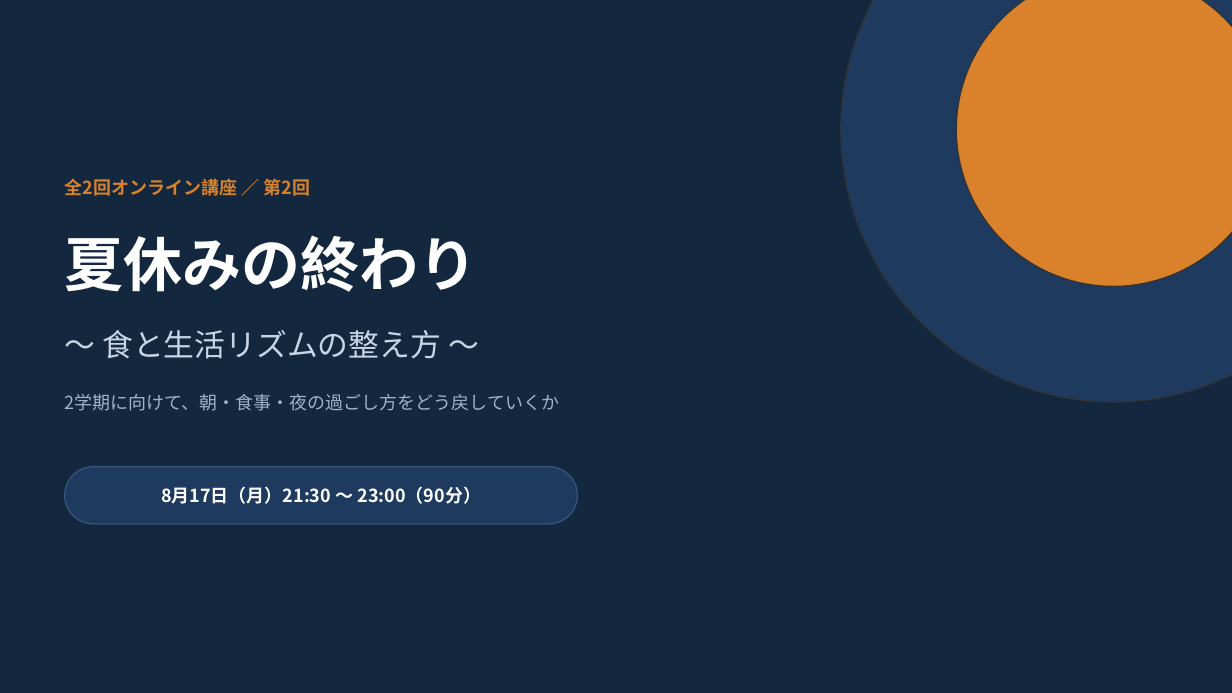
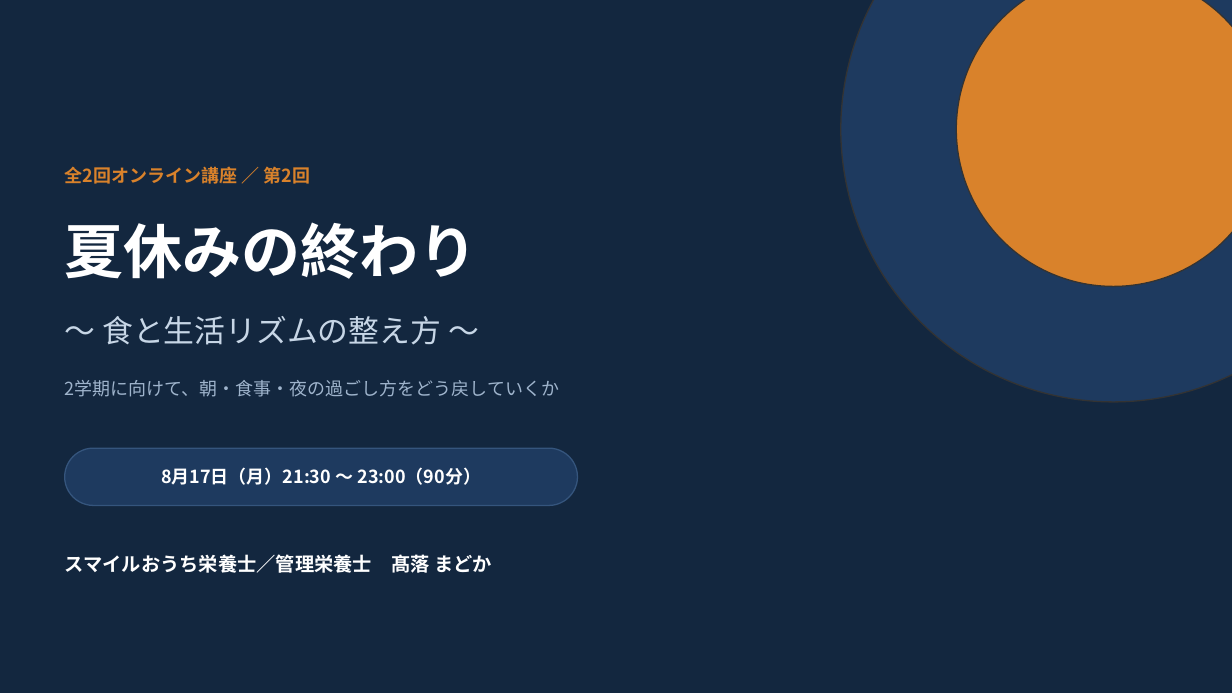
Before and after one commit to xxhmannasuimhxx/-, a slide deck: slide 1 of 夏休みの終わり_第2回_食と生活リズムの整え方.pptx. Drawn at 1232x693 pixels with LibreOffice and Linux fonts; fonts in the diff are those of the drawing. Boxes give left, top, right and bottom in pixels: in the first picture for what was removed or moved away, otherwise in the second. Text is boxed around its words. In the diff, an @@ line names an element or a change of style, - is before the commit and + after.

```diff
--- a/夏休みの終わり_第2回_食と生活リズムの整え方.pptx
+++ b/夏休みの終わり_第2回_食と生活リズムの整え方.pptx
@@ text "全2回オンライン講座 ／ 第2回" moved from (x1=65, y1=178, x2=310, y2=196) to (x1=65, y1=166, x2=310, y2=184) @@
@@ 3 texts moved together from (x1=65, y1=235, x2=560, y2=411) to (x1=65, y1=222, x2=560, y2=397) @@
@@ text "8月17日（月）21:30 〜 23:00（90分）" moved from (x1=161, y1=486, x2=482, y2=504) to (x1=161, y1=467, x2=482, y2=485) @@
@@ rounded rectangle moved from (x1=65, y1=467, x2=578, y2=524) to (x1=65, y1=448, x2=578, y2=506) @@
@@ text added at (x1=65, y1=554, x2=492, y2=573), 15 pt, text #FFFFFF, bold @@
+スマイルおうち栄養士／管理栄養士 髙落 まどか
```
Also in this commit, not shown: 18 other slides changed, 20 slides added, 9 slides removed, 1 other file.
